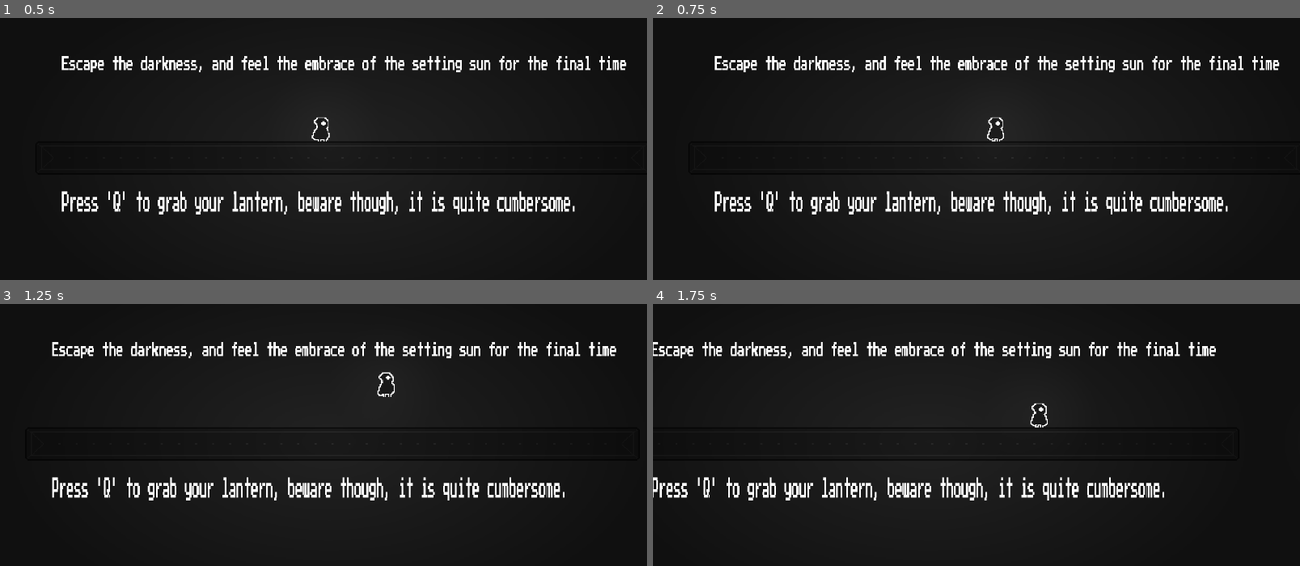
Above: before the commit, frames 1-4 (two rows, left to right).
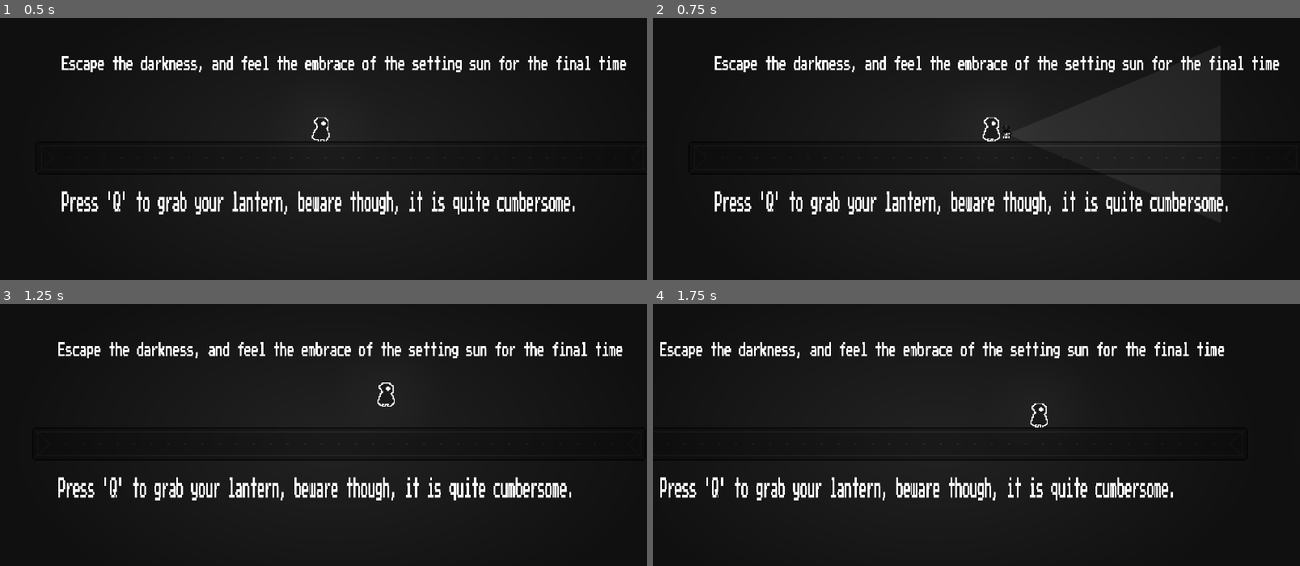
Above: after the commit, the same moments.

Repository: cheeseEnthusiasts/dusks-embrace
Game: Godot game, scene res://scenes/levels/startingroom.tscn
Two runs of this game, one before a commit and one after it. Both use one fixed random seed, a clock stepped at 60 frames per second and the inputs below.
Inputs:
- Up to frame 1 (0.5 s): no input
- Up to frame 2 (0.75 s): tap Q (lantern-toggle) at 0.5 s; hold Right (ui_right) from 0.53 s (still down); tap E (interact) at 0.6 s
- Up to frame 3 (1.25 s): keep holding Right (ui_right); tap Enter (ui_accept) at 0.77 s; tap Q (lantern-toggle) at 0.8 s
- Up to frame 4 (1.75 s): keep holding Right (ui_right); tap Q (lantern-toggle) at 1.25, 1.35 s; tap Enter (ui_accept) at 1.52 s; tap E (interact) at 1.55 s

Frame 1 is identical in both runs. In frame 2, 0.2% of the frame differs, in the area x 50-56%, y 37-48%; in frame 3, 5.5%; in frame 4, 5.5%, in the area x 0-89%, y 14-75%.

Commit message:
Polishing up and enabled lantern

Diff:
--- a/scenes/levels/startingroom.tscn
+++ b/scenes/levels/startingroom.tscn
@@ -146,6 +146,15 @@
 position = Vector2(0.671204, -1.0466)
 texture = SubResource("GradientTexture2D_w26g3")
 
+[node name="CollisionShape2D7" type="CollisionShape2D" parent="platforms"]
+position = Vector2(31.7402, -41.7687)
+scale = Vector2(0.0430319, 0.0740378)
+shape = SubResource("RectangleShape2D_e5isd")
+
+[node name="placehold" type="Sprite2D" parent="platforms/CollisionShape2D7"]
+position = Vector2(0.336121, 1.0468)
+texture = SubResource("GradientTexture2D_w26g3")
+
 [node name="darkness" type="CanvasModulate" parent="."]
 visible = false
 z_index = 2
--- a/scenes/objects/gravitylever.gd
+++ /dev/null
@@ -1,28 +0,0 @@
-extends Area2D
-
-var enabled = false
-
-# Called when the node enters the scene tree for the first time.
-func _ready():
-	pass # Replace with function body.
-
-
-# Called every frame. 'delta' is the elapsed time since the previous frame.
-func _process(delta):
-	if enabled:
-		if Input.is_action_just_pressed("interact"):
-			if global.gravityflip == true:
-				global.gravityflip = false
-			else:
-				global.gravityflip = true
-			$AnimatedSprite2D.play("flip")
-
-
-func _on_body_entered(body):
-	if body.has_method("player"):
-			enabled = true
-
-
-func _on_body_exited(body):
-	if body.has_method("player"):
-			enabled = false
--- a/scenes/objects/gravitylever.tscn
+++ b/scenes/objects/gravitylever.tscn
@@ -1,6 +1,6 @@
-[gd_scene load_steps=10 format=3 uid="uid://2at1qsubh03b"]
+[gd_scene load_steps=11 format=3 uid="uid://2at1qsubh03b"]
 
-[ext_resource type="Script" path="res://scenes/objects/gravitylever.gd" id="1_avaw4"]
+[ext_resource type="Script" path="res://scripts/objects/gravitylever.gd" id="1_bh51w"]
 [ext_resource type="Texture2D" uid="uid://barbic7t50qgy" path="res://lever3_Layer 1.png" id="2_d0655"]
 [ext_resource type="Texture2D" uid="uid://b3xxe58w8oofu" path="res://lever4_Layer 1.png" id="3_12kai"]
 [ext_resource type="Texture2D" uid="uid://c62cl8id4nf1m" path="res://lever7_Layer 1.png" id="4_lydcg"]
@@ -20,20 +20,27 @@
 atlas = ExtResource("3_12kai")
 region = Rect2(0, 0, 521, 249)
 
+[sub_resource type="AtlasTexture" id="AtlasTexture_uhdpn"]
+atlas = ExtResource("2_d0655")
+region = Rect2(0, 0, 521, 261)
+
 [sub_resource type="SpriteFrames" id="SpriteFrames_656aw"]
 animations = [{
 "frames": [{
-"duration": 3.0,
+"duration": 1.5,
 "texture": SubResource("AtlasTexture_28e25")
 }, {
-"duration": 3.0,
+"duration": 1.5,
 "texture": SubResource("AtlasTexture_u0bud")
 }, {
-"duration": 3.0,
+"duration": 1.5,
 "texture": SubResource("AtlasTexture_ibhu1")
 }, {
-"duration": 3.0,
+"duration": 1.5,
 "texture": SubResource("AtlasTexture_u0bud")
+}, {
+"duration": 1.5,
+"texture": SubResource("AtlasTexture_uhdpn")
 }],
 "loop": false,
 "name": &"flip",
@@ -42,7 +49,7 @@
 
 [node name="gravitylever" type="Area2D"]
 scale = Vector2(0.0274262, 0.0276765)
-script = ExtResource("1_avaw4")
+script = ExtResource("1_bh51w")
 
 [node name="CollisionShape2D" type="CollisionShape2D" parent="."]
 position = Vector2(-6, 63)
@@ -51,6 +58,7 @@
 [node name="AnimatedSprite2D" type="AnimatedSprite2D" parent="."]
 sprite_frames = SubResource("SpriteFrames_656aw")
 animation = &"flip"
+frame = 4
+frame_progress = 1.0
 
 [connection signal="body_entered" from="." to="." method="_on_body_entered"]
-[connection signal="body_exited" from="." to="." method="_on_body_exited"]
--- a/scripts/characters/player/player.gd
+++ b/scripts/characters/player/player.gd
@@ -99,10 +99,10 @@
 	else:
 		$lantern.visible = false
 
-#	if Input.is_action_just_pressed("lantern-toggle") and lantern and !sprinting:
-#		lantern = false
-#	elif Input.is_action_just_pressed("lantern-toggle") and !lantern and !sprinting:
-#		lantern = true
+	if Input.is_action_just_pressed("lantern-toggle") and lantern and !sprinting:
+		lantern = false
+	elif Input.is_action_just_pressed("lantern-toggle") and !lantern and !sprinting:
+		lantern = true
 
 #sprinmt
 func dash(_direction):
--- a/scripts/objects/gravitylever.gd
+++ b/scripts/objects/gravitylever.gd
@@ -1,5 +1,6 @@
-extends AnimatableBody2D
+extends Area2D
 
+var enabled = false
 
 # Called when the node enters the scene tree for the first time.
 func _ready():
@@ -8,13 +9,20 @@
 
 # Called every frame. 'delta' is the elapsed time since the previous frame.
 func _process(delta):
-	pass
+	if enabled:
+		if Input.is_action_just_pressed("interact"):
+			if global.gravityflip == true:
+				global.gravityflip = false
+			else:
+				global.gravityflip = true
+			$AnimatedSprite2D.play("flip")
 
 
-func _on_area_2d_body_entered(body):
-	if Input.is_action_just_pressed("interact"):
-		if global.gravityflip == true:
-			global.gravityflip = false
-		else:
-			global.gravityflip = true
-		$AnimatedSprite2D.play("flip")
+func _on_body_entered(body):
+	if body.has_method("player"):
+			enabled = true
+
+
+func _on_body_exited(body):
+	if body.has_method("player"):
+			enabled = false
Binary file removed: lever5_Layer 1.png
Not shown, removed: lever5_Layer 1.png.import
Binary file removed: lever_Layer 1.png
Not shown, removed: lever_Layer 1.png.import
